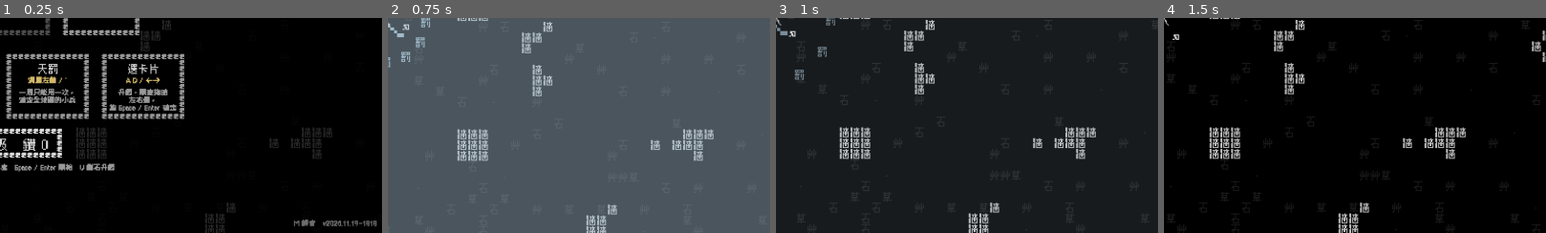
Above: before the commit, frames 1-4 (left to right).
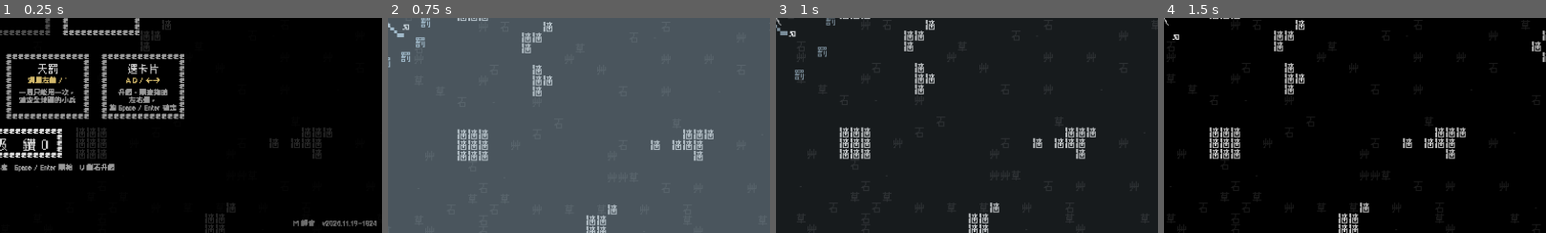
Above: after the commit, the same moments.

Repository: Scottcw1006/text-survivors
Game: Godot game, scene res://main.tscn
The game is run twice, just before and just after one commit, with the same random seed, the same clock (stepped at 60 frames per second) and the same inputs. Sound files missing from this copy of the repository are replaced by a short silence.
Inputs (mouse positions are % of the whole screen's width and height, from its top left):
- Up to frame 1 (0.25 s): no input
- Up to frame 2 (0.75 s): tap Enter at 0.5 s; move the mouse to (72, 45) at 0.52 s; hold Right (move_right) from 0.53 s (still down); tap Space (confirm) at 0.6 s; click (72, 45) at 0.67 s
- Up to frame 3 (1 s): keep holding Right (move_right)
- Up to frame 4 (1.5 s): release Right (move_right) at 1.25 s; drag from (30, 55) to (45, 70) at 1.27 s
The pictures show only the part of the screen within x 50-100%, y 50-100%; the shares and areas given below are measured in that part.

The runs differ from the first frame. In frame 1, 0.3% of the frame differs, in the area x 76-99%, y 93-97%; in frame 2, nothing differs; in frame 3, nothing differs; in frame 4, nothing differs.

Commit message:
地獄難度：每種小兵的行為加強
Co-Authored-By: Claude Opus 5.5 <noreply@anthropic.com>

Diff:
--- a/enemy.gd
+++ b/enemy.gd
@@ -47,6 +47,16 @@
 var charge_cd := 0.0       # 下一次可以蓄力的冷卻
 var charge_target := Vector2.ZERO
 var charge_left := 0.0     # 衝刺還剩多遠
+var hell := false          # 地獄難度的強化版（只有小兵）
+var hell_t := 0.0          # 地獄行為用的計時（敵的衝刺、鳥的繞圈、鬼的隱形）
+var hell_state := 0        # 地獄行為的階段
+var flank := 0.0           # 地獄鼠：包抄時往哪一側偏（-1 ~ 1）
+var armor_t := 0.0         # 地獄甲：被打後這段時間減傷
+var windup := 0.8          # 這一次蓄力總共幾秒（牛、犇）
+var windup_mult := 1.0     # 地獄牛：蓄力時間倍率
+var overshoot := 40.0      # 衝到目標點後再多衝多遠
+var fire_trail := false    # 地獄犇：衝刺路線留下焰
+var trail_left := 0.0
 var stun := 0.0             # 撞到主角（攻擊成功）後原地停頓的秒數
 
 var base_color := Color.WHITE
--- a/main.gd
+++ b/main.gd
@@ -301,6 +301,7 @@
 
 
 class Bullet:
+	var homing := false             # 地獄弩：會慢慢轉向追蹤主角
 	var node: Glyph
 	var vel: Vector2
 	var life: float
@@ -496,6 +497,8 @@
 var audio: GameAudio                # 音樂與音效
 var pause_menu: PauseMenu           # 暫停畫面（音量設定）
 var meta_menu: MetaMenu             # 鑽石升級畫面
+var _smiting := false                # 天罰清怪中（地獄冑不爆炸）
+var hazards: Array = []             # 地獄犇留下的焰：[{node, life}]
 var start_pick := false             # 開局選武器中（跟寶箱共用卡片畫面）
 var rerolls_left := 0               # 這一局升級時還能重抽幾次
 var tokens_earned := -1             # 這一局拿到幾個 鑽（結算時算一次）
@@ -633,6 +636,7 @@
 	_spawn_enemies(delta)
 	_build_grid()
 	_move_enemies(delta)
+	_update_hazards(delta)
 	_build_grid()
 	_attack(delta)
 	_move_bullets(delta)
@@ -878,10 +882,33 @@
 	{"name": "困難", "hp": 1.5, "count": 1.2, "speed": 1.2, "banned": [],
 		"desc": "血量 +50%\n數量 +20%\n速度 +20%"},
 	# 地獄：在困難上面再加強；進階怪提早一半時間出現；牆變成會燙人的「焰」
-	{"name": "地獄", "hp": 2.25, "count": 1.44, "speed": 1.44, "banned": [], "unlock": 0.5, "fire_walls": true,
+	{"name": "地獄", "hp": 2.25, "count": 1.44, "speed": 1.44, "banned": [], "unlock": 0.5, "fire_walls": true, "hell": true,
 		"desc": "比困難更強\n進階怪提早\n碰「焰」扣血"},
 ]
 const FIRE_WALL_DAMAGE := 10          # 地獄：碰到「焰」扣幾滴血
+# ---------- 地獄難度：每種小兵的行為加強（王不受影響） ----------
+const HELL_RAT_GROUP := 6             # 鼠一群 6 隻，往兩側包抄
+const HELL_FLANK := 0.7               # 鼠包抄的橫向力道
+const HELL_DASH_EVERY := Vector2(2.5, 5.0)   # 敵：每隔幾秒（隨機）突然衝一下
+const HELL_DASH_TIME := 0.35
+const HELL_DASH_MULT := 2.6
+const HELL_ARMOR_TIME := 1.0          # 甲：被打後 1 秒內減傷 50%
+const HELL_ARMOR_MULT := 0.5
+const HELL_BOW_VOLLEY := 3            # 弓：一次 3 支扇形
+const HELL_BOW_SPREAD := 0.45
+const HELL_BIRD_ORBIT := 220.0        # 鳥：在這個距離繞圈
+const HELL_BIRD_ORBIT_TIME := Vector2(1.0, 2.0)
+const HELL_BIRD_DIVE_TIME := 0.55
+const HELL_BIRD_DIVE_MULT := 1.6
+const HELL_HOMING_TURN := 1.6         # 弩：矢每秒最多轉幾弧度追蹤
+const HELL_SOUL_SHIELD := 2           # 魂：無敵 2 次
+const HELL_GHOST_EVERY := 3.5         # 鬼：每隔幾秒隱形
+const HELL_GHOST_TIME := 1.5          # 隱形多久
+const HELL_COW_WINDUP := 0.5          # 牛：蓄力時間 ×0.5
+const HELL_COW_OVERSHOOT := 200.0     # 牛：衝過頭的距離（原本 40）
+const HELL_TRAIL_GAP := 30.0          # 犇：每衝多遠留一個焰
+const HELL_TRAIL_TIME := 2.0          # 焰留幾秒
+const HELL_TRAIL_DAMAGE := 10
 
 
 func set_difficulty(i: int) -> void:
@@ -1299,7 +1326,10 @@
 		return
 	var kind := _pick_enemy_type()
 	if kind == "鼠" or kind == "鳥":
-		for i in (RAT_GROUP if kind == "鼠" else BIRD_GROUP):
+		var group := RAT_GROUP if kind == "鼠" else BIRD_GROUP
+		if kind == "鼠" and DIFFICULTIES[difficulty].get("hell", false):
+			group = HELL_RAT_GROUP
+		for i in group:
 			var p := pos + Vector2(randf_range(-12, 12), randf_range(-12, 12))
 			if terrain.overlaps_wall(p, ENEMY_TYPES[kind]["radius"]):
 				p = pos
@@ -1432,8 +1462,33 @@
 	e.shoot_interval = ARROW_INTERVAL
 	e.arrow_speed = ARROW_SPEED
 	e.shoot_cd = randf() * ARROW_INTERVAL
+	if DIFFICULTIES[difficulty].get("hell", false):
+		_make_hell(e)
 	add_child(e)
 	enemies.append(e)
+
+
+## 地獄難度：小兵的行為加強
+func _make_hell(e: Enemy) -> void:
+	e.hell = true
+	e.hell_t = randf_range(HELL_DASH_EVERY.x, HELL_DASH_EVERY.y)
+	match e.kind:
+		"鼠":
+			e.flank = randf_range(-1.0, 1.0)
+		"弓":
+			e.volley = HELL_BOW_VOLLEY
+		"魂":
+			e.shield = HELL_SOUL_SHIELD
+			e.shield_max = HELL_SOUL_SHIELD
+		"鬼":
+			e.hell_t = randf() * HELL_GHOST_EVERY
+		"牛":
+			e.windup_mult = HELL_COW_WINDUP
+			e.overshoot = HELL_COW_OVERSHOOT
+		"犇":
+			e.fire_trail = true
+		"鳥":
+			e.hell_t = randf_range(HELL_BIRD_ORBIT_TIME.x, HELL_BIRD_ORBIT_TIME.y)
 
 
 func _move_enemies(delta: float) -> void:
@@ -1466,6 +1521,8 @@
 		else:
 			# 照尋路結果走，會繞過牆
 			vel = terrain.flow_direction(e.position, player.position) * e.speed
+		if e.hell:
+			vel = _hell_move(e, vel, to_player, delta)
 		# 弓：夠近又看得到你，就停下來放箭
 		if e.ranged:
 			e.shoot_cd -= delta
@@ -1515,7 +1572,8 @@
 			if e.charge_cd <= 0.0 and to_player.length() < CHARGE_RANGE and _line_clear(e.position, player.position):
 				# 開始蓄力：記住玩家現在的位置，之後就衝這裡
 				e.charge_state = 1
-				e.charge_t = CHARGE_WINDUP
+				e.charge_t = CHARGE_WINDUP * e.windup_mult
+				e.windup = e.charge_t
 				e.dashes_left = e.dashes
 				e.charge_target = player.position
 				e.knock = Vector2.ZERO
@@ -1527,7 +1585,7 @@
 			var before := e.charge_t
 			e.charge_t -= delta
 			# 像鬥牛：原地踩兩下（抬起來、重重踩下），然後才衝
-			var k := 1.0 - e.charge_t / CHARGE_WINDUP   # 0 → 1
+			var k := 1.0 - e.charge_t / e.windup   # 0 → 1
 			var hop := 0.0
 			for st in STOMP_TIMES:
 				var d: float = (k - st) / STOMP_LEN
@@ -1535,7 +1593,7 @@
 					hop = maxf(hop, sin((d + 1.0) * PI))   # 抬腳
 			e.offset = Vector2(0, -STOMP_HEIGHT * hop)
 			for st in STOMP_TIMES:
-				var t_hit: float = CHARGE_WINDUP * (1.0 - st)
+				var t_hit: float = e.windup * (1.0 - st)
 				if before > t_hit and e.charge_t <= t_hit:
 					_stomp_dust(e)
 			e.queue_redraw()
@@ -1543,7 +1601,8 @@
 				e.charge_state = 2
 				e.offset = Vector2.ZERO
 				var to := e.charge_target - e.position
-				e.charge_left = to.length() + CHARGE_OVERSHOOT
+				e.charge_left = to.length() + e.overshoot
+				e.trail_left = 0.0
 				e.charge_target = to.normalized()   # 衝刺時改存方向
 				e.queue_redraw()
 			return Vector2.ZERO
@@ -1551,6 +1610,11 @@
 			e.knock = Vector2.ZERO   # 衝刺中不吃擊退
 			var step := CHARGE_SPEED * delta
 			e.charge_left -= step
+			if e.fire_trail:
+				e.trail_left -= step
+				if e.trail_left <= 0.0:
+					e.trail_left = HELL_TRAIL_GAP
+					_drop_fire(e.position)
 			if e.charge_left <= 0.0:
 				_end_charge(e)
 				return Vector2.ZERO
@@ -1582,6 +1646,7 @@
 		e.dashes_left -= 1
 		e.charge_state = 1
 		e.charge_t = CHARGE_WINDUP * 0.45
+		e.windup = e.charge_t
 		e.charge_target = player.position
 		return
 	e.charge_state = 3
@@ -1619,11 +1684,91 @@
 	_add_fx(fx, AURA_TIME)
 
 
+## 地獄難度的移動加強，回傳這一幀的速度
+func _hell_move(e: Enemy, vel: Vector2, to_player: Vector2, delta: float) -> Vector2:
+	match e.kind:
+		"敵":
+			# 每隔幾秒突然衝一下
+			e.hell_t -= delta
+			if e.hell_state == 1:
+				if e.hell_t <= 0.0:
+					e.hell_state = 0
+					e.hell_t = randf_range(HELL_DASH_EVERY.x, HELL_DASH_EVERY.y)
+				return vel * HELL_DASH_MULT
+			if e.hell_t <= 0.0 and to_player.length() < 500.0:
+				e.hell_state = 1
+				e.hell_t = HELL_DASH_TIME
+				var dust := particles.add("！", e.position + Vector2(0, -e.radius - 10.0), Vector2(0, -40), 0.35, 22, e.base_color)
+				dust.drag = 2.0
+		"鼠":
+			# 從兩側包抄：離得遠時往旁邊偏，靠近了才直衝
+			if to_player.length() > 140.0:
+				vel += to_player.normalized().orthogonal() * e.flank * e.speed * HELL_FLANK
+		"甲":
+			e.armor_t = maxf(0.0, e.armor_t - delta)
+		"鳥":
+			# 先在你周圍繞圈，再突然俯衝
+			e.hell_t -= delta
+			var d := to_player.length()
+			if e.hell_state == 0:
+				if d < HELL_BIRD_ORBIT * 1.4:
+					var dir := to_player.normalized()
+					var radial := dir * (d - HELL_BIRD_ORBIT) / HELL_BIRD_ORBIT
+					vel = (dir.orthogonal() + radial).normalized() * e.speed
+					if e.hell_t <= 0.0:
+						e.hell_state = 1
+						e.hell_t = HELL_BIRD_DIVE_TIME
+			else:
+				vel = to_player.normalized() * e.speed * HELL_BIRD_DIVE_MULT
+				if e.hell_t <= 0.0:
+					e.hell_state = 0
+					e.hell_t = randf_range(HELL_BIRD_ORBIT_TIME.x, HELL_BIRD_ORBIT_TIME.y)
+		"鬼":
+			# 每隔幾秒隱形一下，只剩淡淡的影子
+			e.hell_t += delta
+			var cycle := fmod(e.hell_t, HELL_GHOST_EVERY + HELL_GHOST_TIME)
+			var hidden := cycle >= HELL_GHOST_EVERY
+			var a := 0.1 if hidden else (0.6 if e.shield > 0 else 1.0)
+			if absf(e.modulate.a - a) > 0.01:
+				e.modulate.a = move_toward(e.modulate.a, a, delta * 4.0)
+	return vel
+
+
+## 地獄冑：死掉時炸一圈
+func _hell_death(e: Enemy) -> void:
+	if e.hell and e.kind == "冑" and not _smiting:   # 天罰清掉的不會炸
+		_enemy_blast(e)
+
+
+## 地獄犇：衝刺路線上留下焰
+func _drop_fire(pos: Vector2) -> void:
+	var g := Glyph.new().setup("焰", BULLET_SIZE + 11, Color(1.0, 0.4, 0.15))
+	g.position = pos
+	g.z_index = 1
+	add_child(g)
+	hazards.append({"node": g, "life": HELL_TRAIL_TIME})
+
+
+func _update_hazards(delta: float) -> void:
+	for i in range(hazards.size() - 1, -1, -1):
+		var h: Dictionary = hazards[i]
+		h.life -= delta
+		var g: Glyph = h.node
+		g.modulate.a = clampf(h.life / 0.5, 0.0, 1.0)
+		if h.life <= 0.0:
+			g.queue_free()
+			hazards.remove_at(i)
+			continue
+		if _player_vulnerable() and g.position.distance_to(player.position) < PLAYER_RADIUS + 14.0:
+			_hurt_player(HELL_TRAIL_DAMAGE)
+
+
 ## 放箭；volley > 1 時一次放一排扇形的箭（大弓）
 func _shoot_arrow(e: Enemy) -> void:
 	var dir := (player.position - e.position).normalized()
 	for k in e.volley:
-		var offset := 0.0 if e.volley == 1 else -VOLLEY_SPREAD / 2.0 + VOLLEY_SPREAD * k / (e.volley - 1)
+		var spread := HELL_BOW_SPREAD if e.hell else VOLLEY_SPREAD
+		var offset := 0.0 if e.volley == 1 else -spread / 2.0 + spread * k / (e.volley - 1)
 		var b := Bullet.new()
 		b.node = Glyph.new().setup("矢", BULLET_SIZE, COLOR_ARROW)
 		b.node.position = e.position
@@ -1631,6 +1776,7 @@
 		b.vel = dir.rotated(offset) * e.arrow_speed
 		b.life = ARROW_LIFETIME
 		b.damage = ARROW_DAMAGE
+		b.homing = e.hell and e.kind == "弩"
 		add_child(b.node)
 		arrows.append(b)
 
@@ -1638,6 +1784,11 @@
 func _move_arrows(delta: float) -> void:
 	for i in range(arrows.size() - 1, -1, -1):
 		var b := arrows[i]
+		if b.homing:
+			var want := (player.position - b.node.position).angle()
+			var now := b.vel.angle()
+			var turn := clampf(angle_difference(now, want), -HELL_HOMING_TURN * delta, HELL_HOMING_TURN * delta)
+			b.vel = b.vel.rotated(turn)
 		b.node.position += b.vel * delta
 		b.life -= delta
 		var done := b.life <= 0.0 or terrain.is_wall(terrain.cell_of(b.node.position))
@@ -1659,6 +1810,11 @@
 		return
 	audio.play("hit")
 	var boss := e.is_boss
+	# 地獄甲：被打後 1 秒內減傷（甲的顏色變亮表示變硬）
+	if e.hell and e.kind == "甲":
+		if e.armor_t > 0.0:
+			amount *= HELL_ARMOR_MULT
+		e.armor_t = HELL_ARMOR_TIME
 	var num := particles.add(str(int(round(amount))),
 			e.position + Vector2(randf_range(-8, 8), -e.radius - 6.0),
 			Vector2(randf_range(-20, 20), -70), 0.45, 33 if boss else 22, Color.WHITE)
@@ -1705,6 +1861,7 @@
 	if e.is_boss:
 		key = e.label if e.label.begins_with("大") else "王"
 	kills_by_kind[key] = kills_by_kind.get(key, 0) + 1
+	_hell_death(e)
 	audio.play("explode" if e.is_boss else "kill")
 	var cell: Array = grid.get(_cell(e.position), [])
 	cell.erase(e)
@@ -2510,12 +2667,14 @@
 
 
 func _smite_all() -> void:
+	_smiting = true
 	audio.play("smite")
 	for e: Enemy in enemies.duplicate():
 		if e.is_boss:
 			_damage_enemy(e, _damage() * BOSS_LAND_MULT)
 		else:
 			_kill_enemy(e)
+	_smiting = false
 	for b in arrows:
 		b.node.queue_free()
 	arrows.clear()
--- a/version.gd
+++ b/version.gd
@@ -1,2 +1,2 @@
 ## 由 build_web.sh 自動產生，不要手改
-const TEXT := "v2026.11.19-1818"
+const TEXT := "v2026.11.19-1824"
Renamed: docs/game_20261119-181846.apple-touch-icon.png -> docs/game_20261119-182417.apple-touch-icon.png
Renamed: docs/game_20261119-181846.icon.png -> docs/game_20261119-182417.icon.png
Renamed: docs/game_20261119-181846.png -> docs/game_20261119-182417.png
Not shown, removed: docs/game_20261119-181726.pck
Not shown, added: docs/game_20261119-182417.audio.position.worklet.js
Not shown, added: docs/game_20261119-182417.audio.worklet.js
Not shown, added: docs/game_20261119-182417.js
Not shown, added: docs/game_20261119-182417.pck
Not shown, added: docs/game_20261119-182417.wasm
